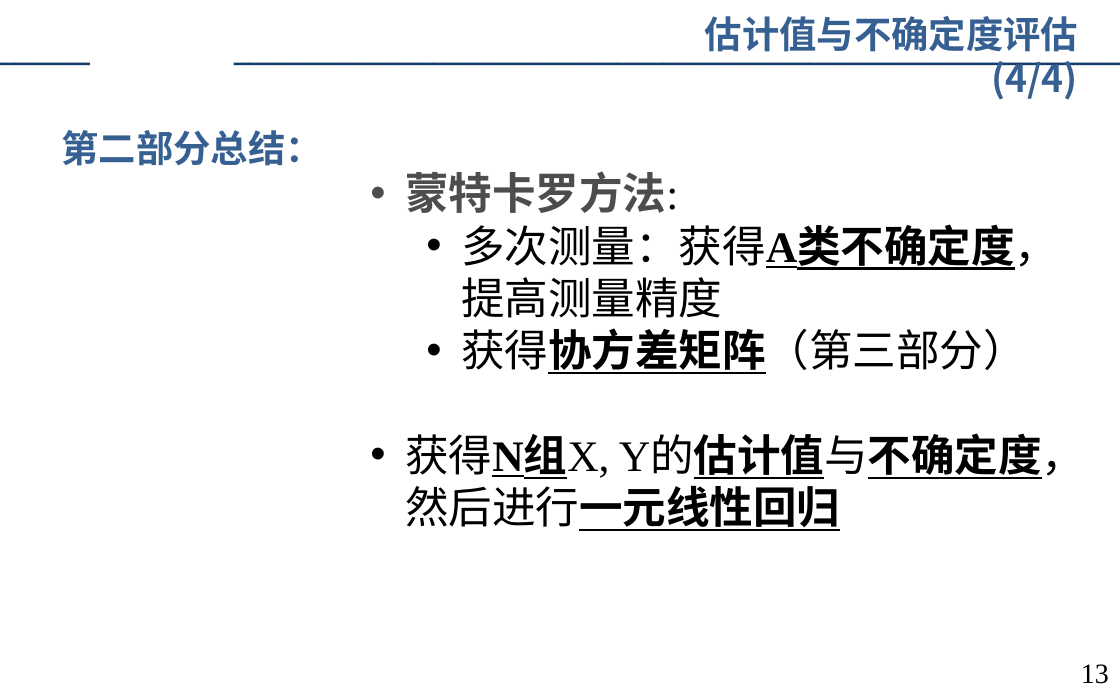
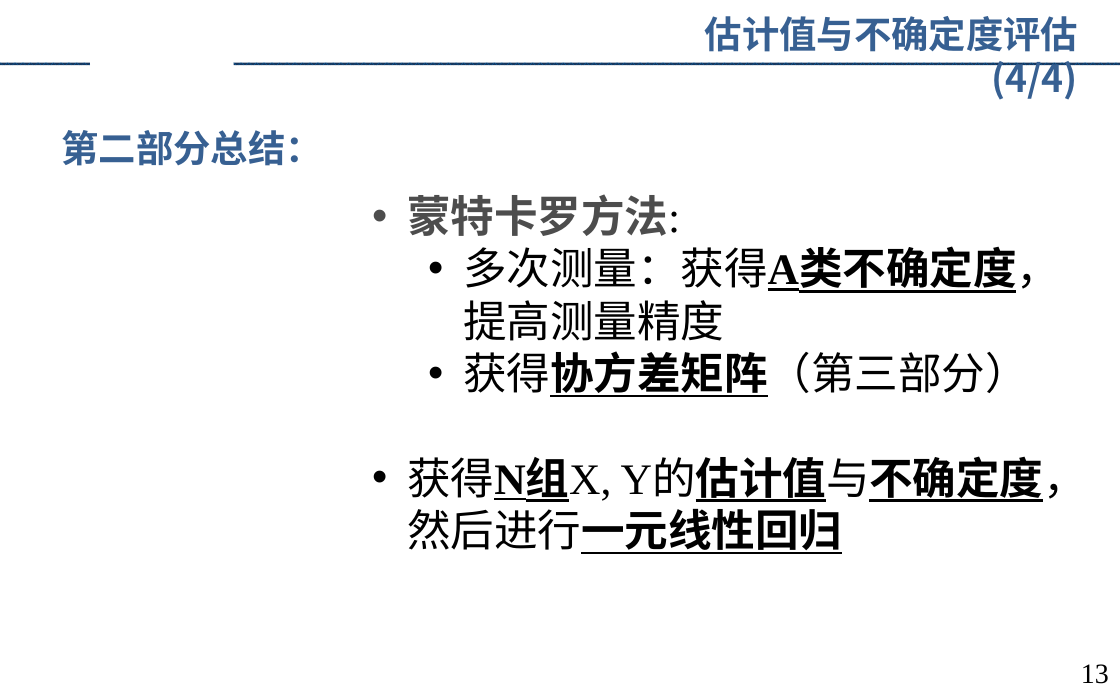
Before and after one commit to augusto-13/ErrorTheory_discussion_ppt, a slide deck: slide 13 of 2023-4-9.pptx. Drawn at 1120x700 pixels with LibreOffice and Linux fonts; fonts in the diff are those of the drawing; background and template pictures are left out. Boxes give left, top, right and bottom in pixels: in the first picture for what was removed or moved away, otherwise in the second. Text is boxed around its words. In the diff, an @@ line names an element or a change of style, - is before the commit and + after.

```diff
--- a/2023-4-9.pptx
+++ b/2023-4-9.pptx
@@ text "蒙特卡罗方法:" moved from (x1=405, y1=171, x2=1085, y2=531) to (x1=407, y1=194, x2=1087, y2=554) @@
```
Also in this commit, not shown: 3 other slides changed, 5 slides added.
